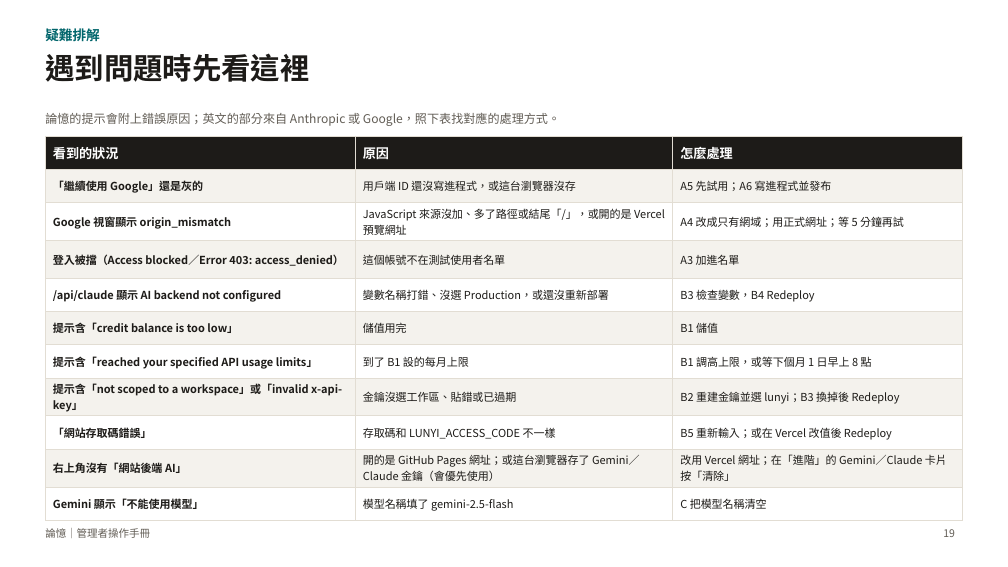
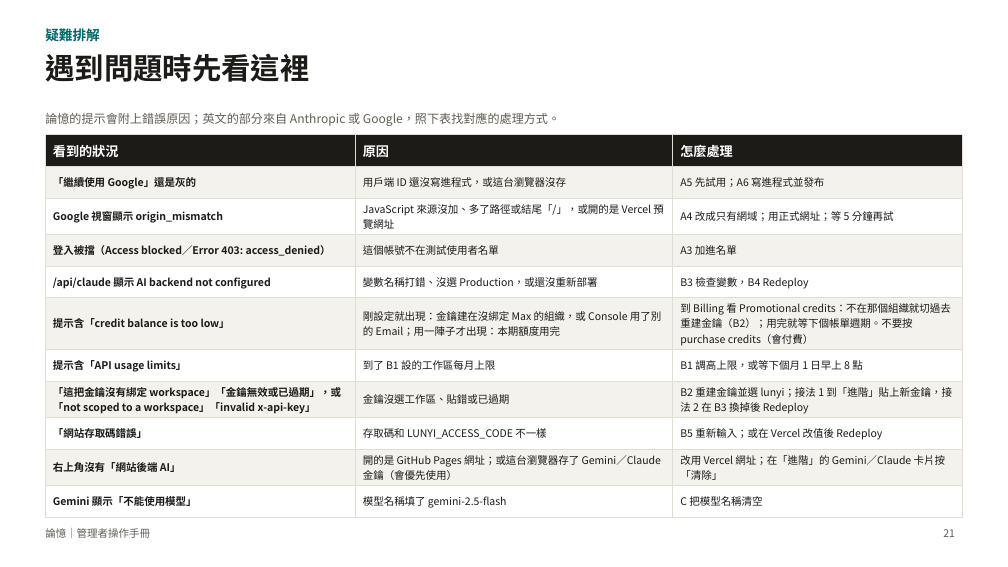
Before and after one commit to charleslin2003-prog/Journal-Article-Memory-Tool, a slide deck: slide 21 of docs/管理者操作手冊_論憶.pptx (slide 19 before the commit). Drawn at 1008x567 pixels with LibreOffice and Linux fonts; fonts in the diff are those of the drawing. Boxes give left, top, right and bottom in pixels: in the first picture for what was removed or moved away, otherwise in the second. Text is boxed around its words. In the diff, an @@ line names an element or a change of style, - is before the commit and + after.

```diff
--- a/docs/管理者操作手冊_論憶.pptx
+++ b/docs/管理者操作手冊_論憶.pptx
@@ table at (45, 135, 963, 512) @@
-row 6, column 2: 儲值用完
+row 6, column 2: 剛設定就出現：金鑰建在沒綁定 Max 的組織，或 Console 用了別的 Email；用一陣子才出現：本期額度用完
-row 6, column 3: B1 儲值
+row 6, column 3: 到 Billing 看 Promotional credits：不在那個組織就切過去重建金鑰（B2）；用完就等下個帳單週期。不要按 purchase credits（會付費）
-row 7, column 1: 提示含「reached your specified API usage limits」
+row 7, column 1: 提示含「API usage limits」
-row 7, column 2: 到了 B1 設的每月上限
+row 7, column 2: 到了 B1 設的工作區每月上限
-row 8, column 1: 提示含「not scoped to a workspace」或「invalid x-api-key」
+row 8, column 1: 「這把金鑰沒有綁定 workspace」「金鑰無效或已過期」，或「not scoped to a workspace」「invalid x-api-key」
-row 8, column 3: B2 重建金鑰並選 lunyi；B3 換掉後 Redeploy
+row 8, column 3: B2 重建金鑰並選 lunyi；接法 1 到「進階」貼上新金鑰，接法 2 在 B3 換掉後 Redeploy
@@ size 10.5 to 10 pt in "「繼續使用 Google」還是灰的", "用戶端 ID 還沒寫進程式，或這台瀏覽器沒存", "A5 先試用；A6 寫進程式並發布", "Google 視窗顯示 origin_mismatch" and 20 more places @@
@@ page number at (943, 529, 955, 537): text changed @@
-19
+21
```
Also in this commit, not shown: 11 other slides changed, 3 slides added, 1 slide removed, 3 other files.
